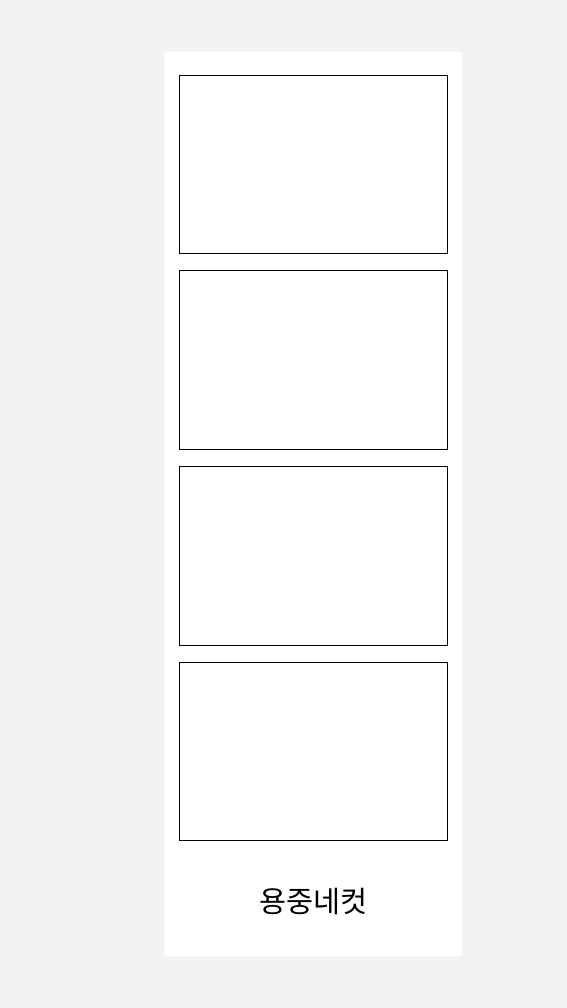
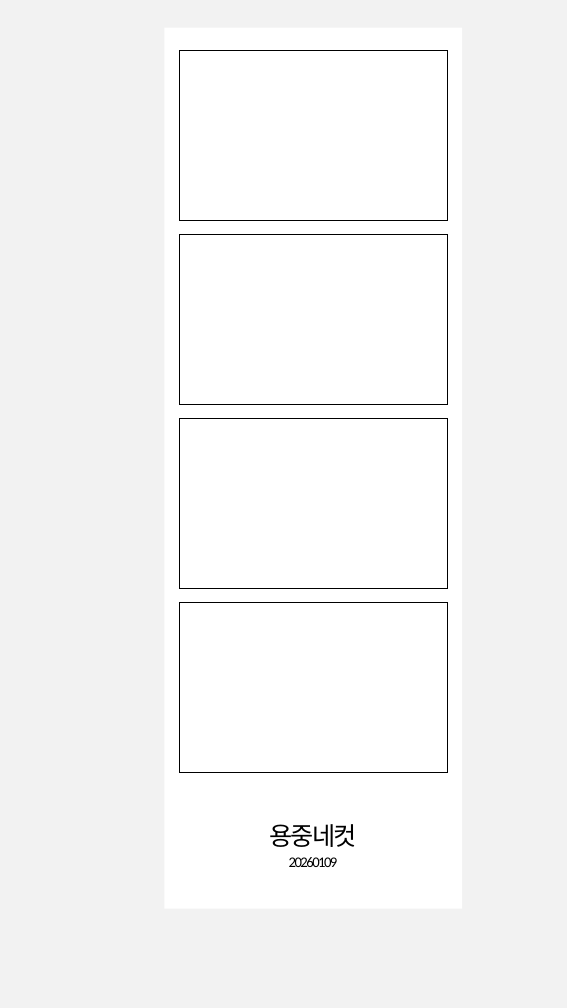
Before and after one commit to HwangJinsu/YM4cut, a slide deck: slide 2 of ym4cut_template.pptx. Drawn at 567x1008 pixels with LibreOffice and Linux fonts; fonts in the diff are those of the drawing. Boxes give left, top, right and bottom in pixels: in the first picture for what was removed or moved away, otherwise in the second. Text is boxed around its words. In the diff, an @@ line names an element or a change of style, - is before the commit and + after.

```diff
--- a/ym4cut_template.pptx
+++ b/ym4cut_template.pptx
@@ rectangle: place and size @@
-rectangle at <box>165,51,463,956</box>
+rectangle at <box>165,28,463,909</box>
@@ rectangle: place and size @@
-rectangle at <box>180,76,448,254</box>
+rectangle at <box>180,50,448,220</box>
@@ rectangle: place and size @@
-rectangle at <box>180,271,448,449</box>
+rectangle at <box>180,234,448,404</box>
@@ rectangle: place and size @@
-rectangle at <box>180,466,448,645</box>
+rectangle at <box>180,418,448,588</box>
@@ rectangle: place and size @@
-rectangle at <box>180,662,448,841</box>
+rectangle at <box>180,602,448,772</box>
@@ text "용중네컷": place and size @@
-text "용중네컷" at <box>259,887,367,915</box>
+text "용중네컷" at <box>269,824,357,847</box>
@@ text "용중네컷" at <box>269,824,357,847</box>: size 28 to 24 pt, letter spacing 0 to -1.5 pt @@
@@ text added at <box>289,857,338,867</box>, 14 pt, text #000000 @@
+20260109
```
Also in this commit, not shown: 1 other slide changed, 3 other files.
